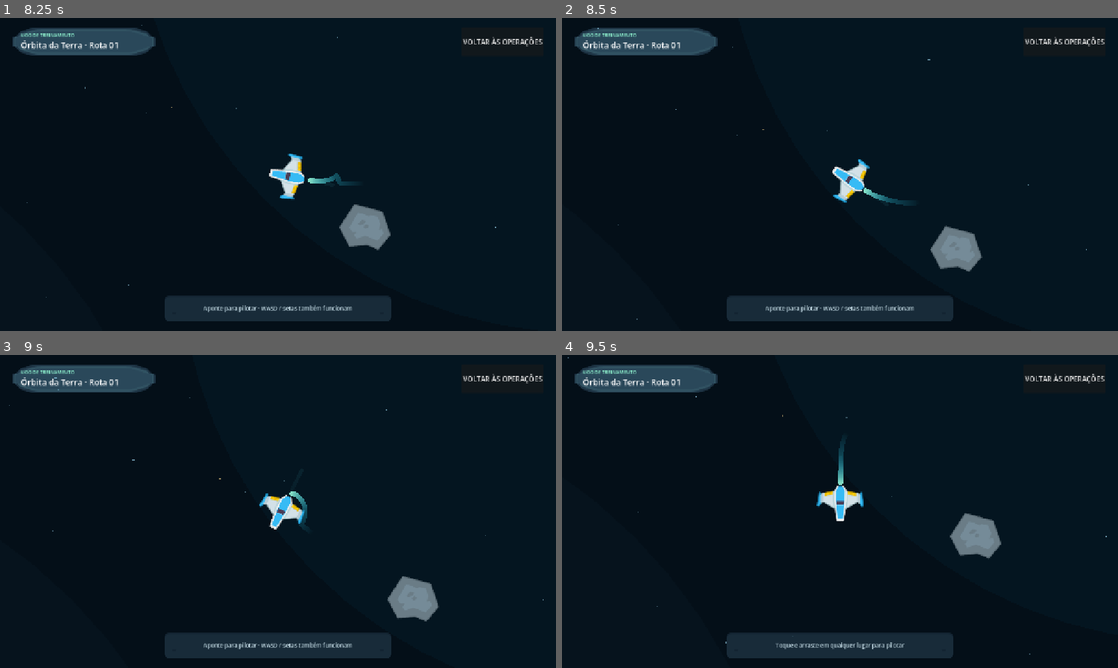
Above: before the commit, frames 1-4 (two rows, left to right).
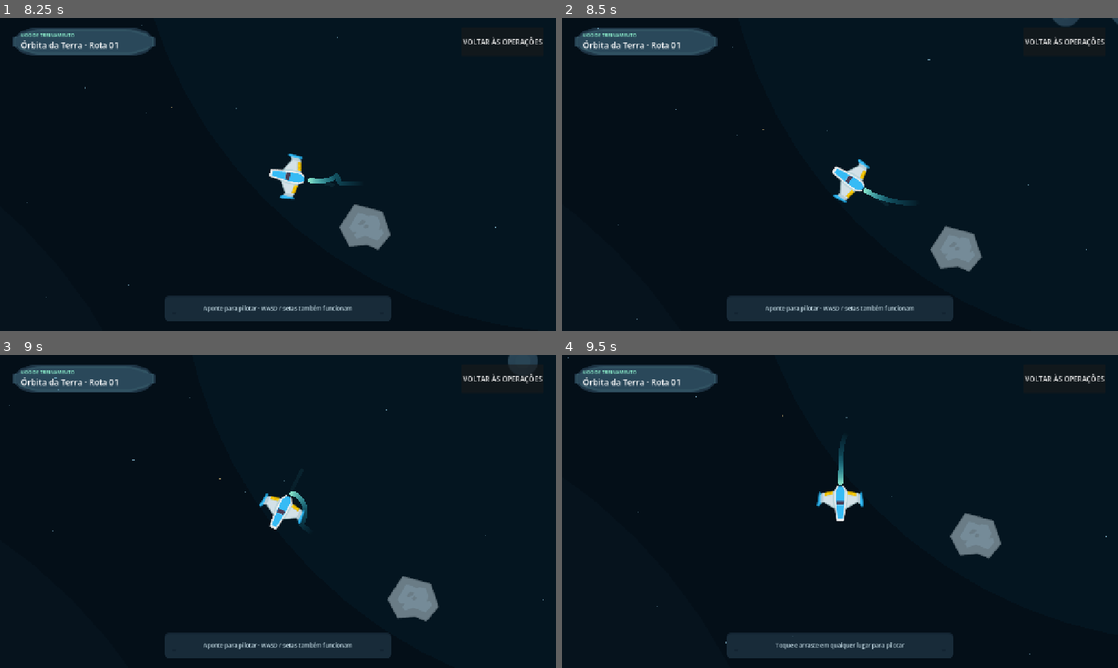
Above: after the commit, the same moments.

Repository: EwertonMendes/Orbital-Cleanup-Co.
Game: Godot game, scene res://src/core/app/app_root.tscn
Two runs of this game, one before a commit and one after it. Both use one fixed random seed, a clock stepped at 60 frames per second and the inputs below.
Inputs (mouse positions are in pixels of both pictures, inside the frame that each line leads up to):
- Up to frame 1 (8.25 s): click "EN" at 0.5 s; click "PT" at 1.25 s; click "INICIAR TREINAMENTO" at 2 s; click "VOLTAR ÀS OPERAÇÕES" at 2.75 s; click "INICIAR TREINAMENTO" at 3.5 s; tap Enter at 4.25 s; move the mouse to (400, 158) at 4.27 s; hold D (occ_move_right) 4.28-5 s; click (400, 158) at 4.42 s; drag from (166, 190) to (250, 237) at 5.02 s; move the mouse to (333, 105) at 5.77 s; hold D (occ_move_right) 5.78-6.5 s; drag from (250, 237) to (111, 127) at 6.52 s; move the mouse to (444, 221) at 7.27 s; hold A (occ_move_left) 7.28-8 s; drag from (111, 127) to (194, 96) at 8.02 s
- Up to frame 2 (8.5 s): no input
- Up to frame 3 (9 s): move the mouse to (305, 511) at 8.77 s; hold S (occ_move_down) from 8.78 s (still down); click (305, 511) at 8.92 s
- Up to frame 4 (9.5 s): keep holding S (occ_move_down)

Frame 1 is identical in both runs. In frame 2, 0.1% of the frame differs, in the area x 88-100%, y 0-3%; in frame 3, 0.2%, in the area x 91-97%, y 0-4%; in frame 4, nothing differs.

Commit message:
polish: compose training scenery closer to play

Diff:
--- a/src/ui/screens/flight/flight_screen.tscn
+++ b/src/ui/screens/flight/flight_screen.tscn
@@ -38,17 +38,17 @@
 
 [node name="Station" type="Sprite2D" parent="World"]
 z_index = -8
-position = Vector2(1080, -760)
-modulate = Color(0.62, 0.86, 1, 0.34)
-scale = Vector2(2.5, 2.5)
+position = Vector2(790, -500)
+modulate = Color(0.62, 0.86, 1, 0.24)
+scale = Vector2(2.15, 2.15)
 texture = ExtResource("9")
 
 [node name="Satellite" type="Sprite2D" parent="World"]
 z_index = -7
-position = Vector2(-1160, 820)
+position = Vector2(-760, 560)
 rotation = 0.42
-modulate = Color(0.62, 0.9, 1, 0.34)
-scale = Vector2(1.7, 1.7)
+modulate = Color(0.62, 0.9, 1, 0.25)
+scale = Vector2(1.55, 1.55)
 texture = ExtResource("10")
 
 [node name="LargeMeteor" type="StaticBody2D" parent="World"]
